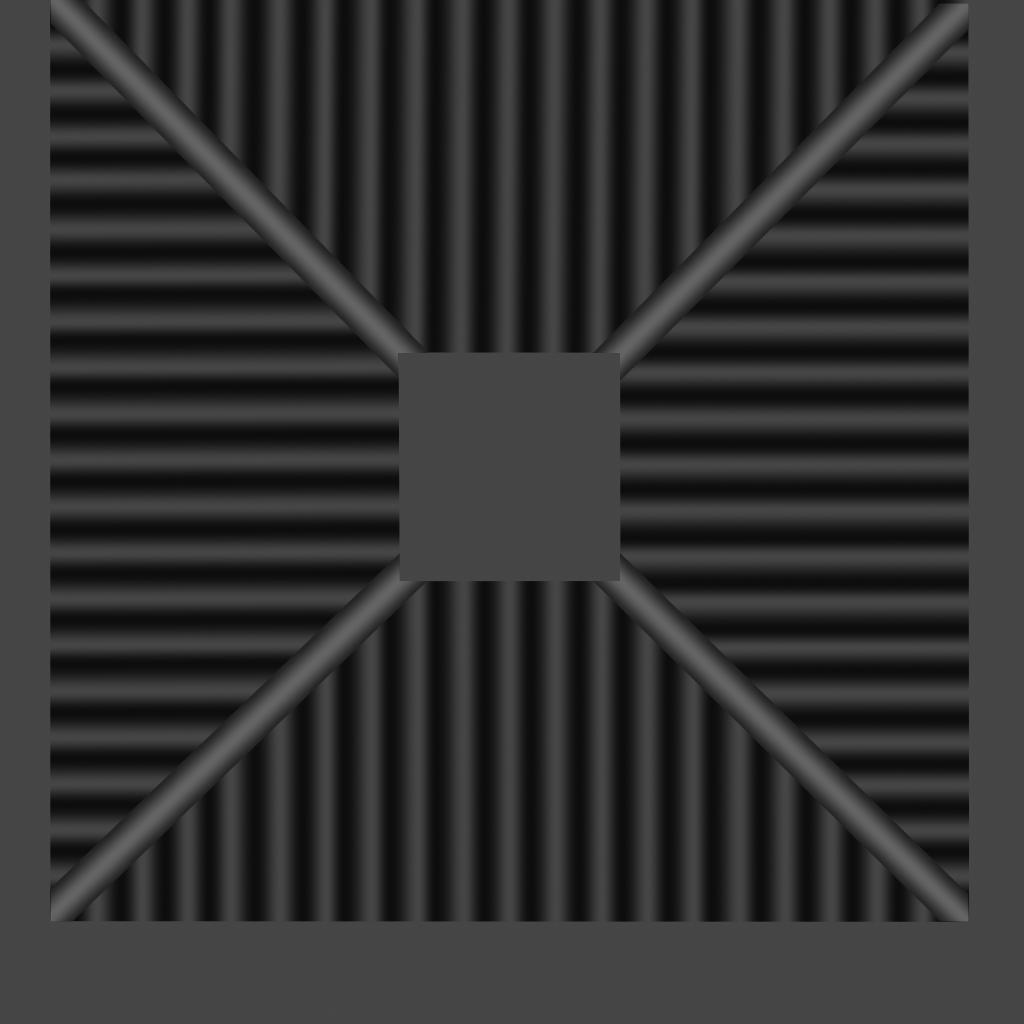
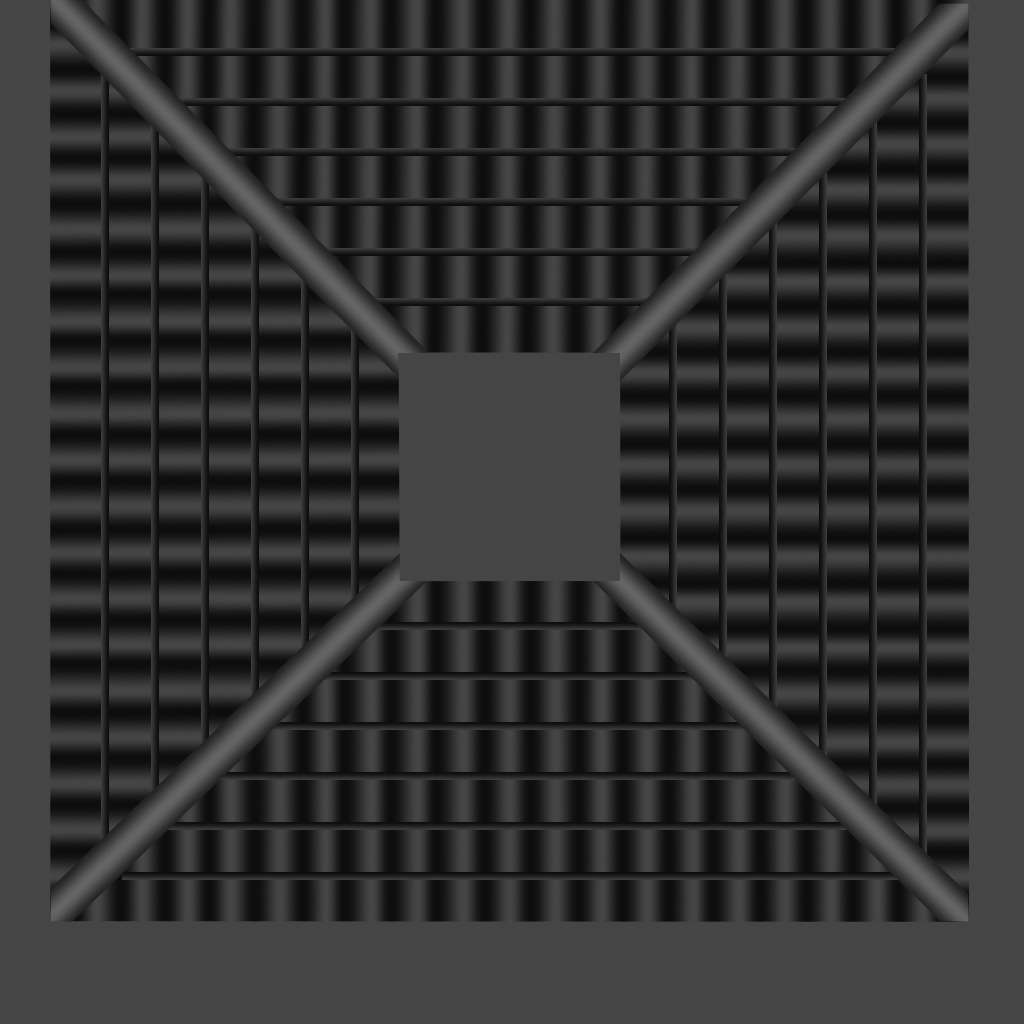
Before/after of a w=1024, h=1024 layered artwork. What changed in the layer stack:
added group "Group 1" with 24 layers above "Layer 7" over [101, 48, 927, 880]
added layer "Layer 10 copy 23" in group "Group 1" over [351, 329, 359, 600]
added layer "Layer 10 copy 22" in group "Group 1" over [301, 280, 309, 648]
added layer "Layer 10 copy 21" in group "Group 1" over [251, 227, 259, 695]
added layer "Layer 10 copy 20" in group "Group 1" over [201, 177, 209, 743]
added layer "Layer 10 copy 19" in group "Group 1" over [151, 125, 159, 792]
added layer "Layer 10 copy 18" in group "Group 1" over [101, 74, 109, 840]
added layer "Layer 10 copy 16" in group "Group 1" over [324, 672, 694, 680]
added layer "Layer 10 copy 15" in group "Group 1" over [272, 722, 744, 730]
added layer "Layer 10 copy 14" in group "Group 1" over [220, 772, 796, 780]
added layer "Layer 10 copy 13" in group "Group 1" over [167, 822, 847, 830]
added layer "Layer 10 copy 12" in group "Group 1" over [122, 872, 898, 880]
added layer "Layer 10 copy 11" in group "Group 1" over [669, 324, 677, 608]
added layer "Layer 10 copy 10" in group "Group 1" over [719, 273, 727, 658]
added layer "Layer 10 copy 9" in group "Group 1" over [769, 222, 777, 707]
added layer "Layer 10 copy 8" in group "Group 1" over [819, 172, 827, 756]
added layer "Layer 10 copy 7" in group "Group 1" over [869, 121, 877, 805]
added layer "Layer 10 copy 6" in group "Group 1" over [919, 74, 927, 854]
added layer "Layer 10 copy 5" in group "Group 1" over [375, 298, 647, 306]
added layer "Layer 10 copy 4" in group "Group 1" over [326, 248, 696, 256]
added layer "Layer 10 copy 3" in group "Group 1" over [277, 198, 747, 206]
added layer "Layer 10 copy 2" in group "Group 1" over [228, 148, 796, 156]
added layer "Layer 10 copy" in group "Group 1" over [179, 98, 846, 106]
added layer "Layer 10" in group "Group 1" over [129, 48, 896, 56]
…and 1 more changes (1 added)
